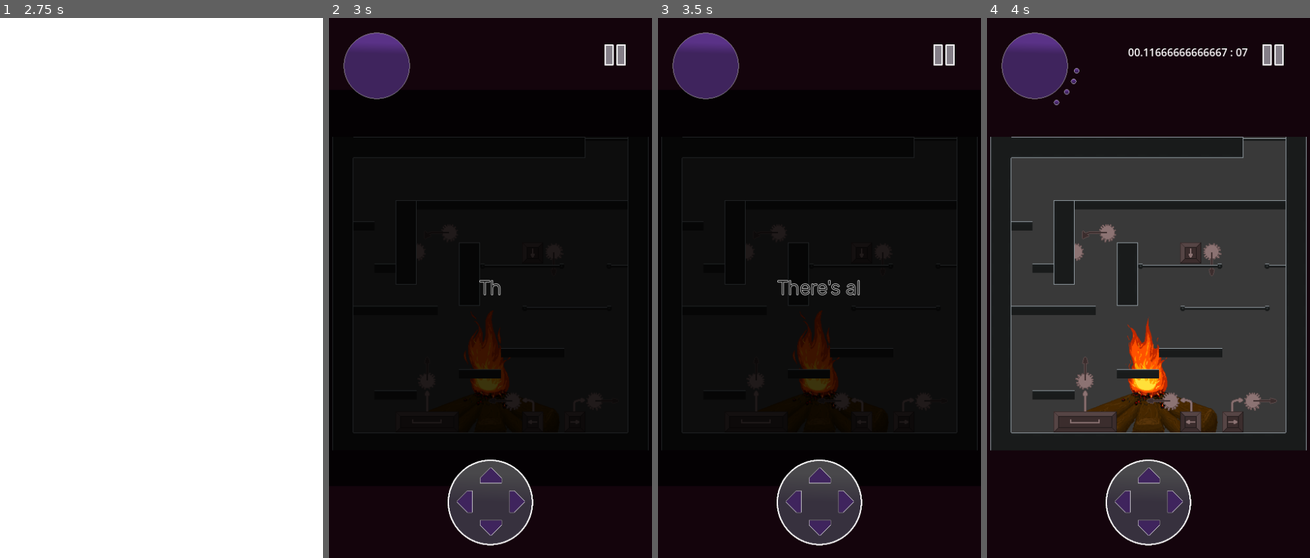
Above: before the commit, frames 1-4 (left to right).
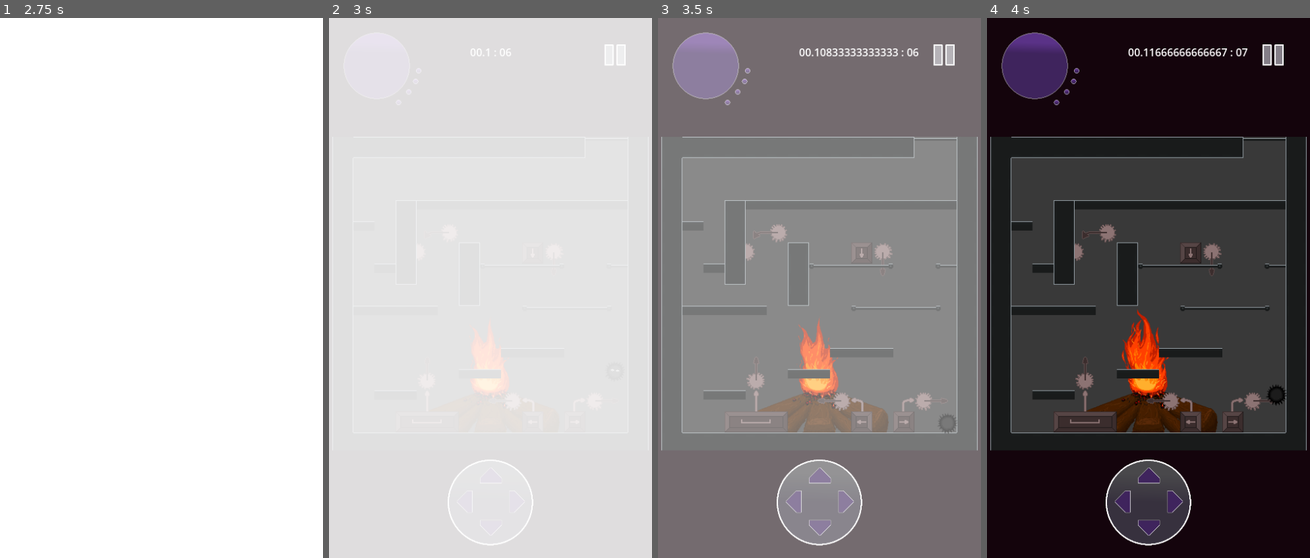
Above: after the commit, the same moments.

Repository: Arctia/42-GameJam
Game: Godot game, scene res://src/UI/title_screen.tscn
Two runs of this game, one before a commit and one after it. Both use one fixed random seed, a clock stepped at 60 frames per second and the inputs below. Sound files missing from this copy of the repository are replaced by a short silence.
Inputs:
- Up to frame 1 (2.75 s): click "START GAME" at 0.5 s; click "skip" at 1.25 s; click "skip" at 2 s
- Up to frame 2 (3 s): tap Enter at 2.75 s; hold Right (move_right) from 2.78 s (still down); hold Space (jump) from 2.78 s (still down)
- Up to frame 3 (3.5 s): keep holding Right (move_right); keep holding Space (jump)
- Up to frame 4 (4 s): keep holding Right (move_right); release Space (jump) at 3.53 s; tap Down (duck) at 3.6 s; tap Space (jump) at 3.77, 3.8 s

Frame 1 is identical in both runs. In frame 2, 100% of the frame differs, in the area x 0-100%, y 0-100%; in frame 3, 100%; in frame 4, 0.8%.

Commit message:
latest addition

Diff:
--- a/src/UI/game_screen.gd
+++ b/src/UI/game_screen.gd
@@ -11,11 +11,16 @@
 	2: "There's always a first time
 	to being stitched.",
 	5: "There's always a first time
-	to ..."
+	to ice-skate.",
+	7: "There's always a first time
+	to truly jump.",
+	8: "There's always a first time
+	to feel the breeze."
 }
 
 func _ready():
-	_to_new_level(0)
+	$AnimationPlayer.play("remove_flash")
+#	_to_new_level(0)
 	pass
 
 func _process(_dt):
@@ -47,7 +52,6 @@
 	tween2.play()
 
 	_move_background()
-
 	_raise_level()
 
 # ---------------------------------------------------------------------------- #
@@ -70,3 +74,6 @@
 
 func _on_ash_got_hit():
 	$Node/spine.play()
+
+func _on_fire_finished():
+	$Node/fire.play()
--- a/src/UI/game_screen.tscn
+++ b/src/UI/game_screen.tscn
@@ -16,6 +16,67 @@
 [ext_resource type="AudioStream" uid="uid://cp7ljwi2ecwbv" path="res://Music/jump.mp3" id="10_phgi5"]
 [ext_resource type="AudioStream" uid="uid://clc75kma44rr0" path="res://Music/Spine.mp3" id="11_52opm"]
 
+[sub_resource type="Animation" id="Animation_svib0"]
+resource_name = "remove_flash"
+length = 1.1
+tracks/0/type = "value"
+tracks/0/imported = false
+tracks/0/enabled = true
+tracks/0/path = NodePath("CanvasLayer/whitenoise:color")
+tracks/0/interp = 1
+tracks/0/loop_wrap = true
+tracks/0/keys = {
+"times": PackedFloat32Array(0, 1.1),
+"transitions": PackedFloat32Array(1, 1),
+"update": 0,
+"values": [Color(1, 1, 1, 1), Color(1, 1, 1, 0)]
+}
+tracks/1/type = "value"
+tracks/1/imported = false
+tracks/1/enabled = true
+tracks/1/path = NodePath("CanvasLayer/whitenoise:visible")
+tracks/1/interp = 1
+tracks/1/loop_wrap = true
+tracks/1/keys = {
+"times": PackedFloat32Array(0),
+"transitions": PackedFloat32Array(1),
+"update": 1,
+"values": [true]
+}
+
+[sub_resource type="Animation" id="Animation_fw3uj"]
+length = 0.001
+tracks/0/type = "value"
+tracks/0/imported = false
+tracks/0/enabled = true
+tracks/0/path = NodePath("CanvasLayer/whitenoise:color")
+tracks/0/interp = 1
+tracks/0/loop_wrap = true
+tracks/0/keys = {
+"times": PackedFloat32Array(0),
+"transitions": PackedFloat32Array(1),
+"update": 0,
+"values": [Color(1, 1, 1, 1)]
+}
+tracks/1/type = "value"
+tracks/1/imported = false
+tracks/1/enabled = true
+tracks/1/path = NodePath("CanvasLayer/whitenoise:visible")
+tracks/1/interp = 1
+tracks/1/loop_wrap = true
+tracks/1/keys = {
+"times": PackedFloat32Array(0),
+"transitions": PackedFloat32Array(1),
+"update": 1,
+"values": [false]
+}
+
+[sub_resource type="AnimationLibrary" id="AnimationLibrary_0yilx"]
+_data = {
+"RESET": SubResource("Animation_fw3uj"),
+"remove_flash": SubResource("Animation_svib0")
+}
+
 [node name="GameScreen" type="Control"]
 layout_mode = 3
 anchors_preset = 15
@@ -98,7 +159,7 @@
 
 [node name="ash" parent="Game" instance=ExtResource("2_w1o6o")]
 unique_name_in_owner = true
-position = Vector2(324, -1278)
+position = Vector2(420, 513)
 floor_max_angle = 0.349066
 floor_snap_length = 0.1
 
@@ -142,6 +203,15 @@
 grow_horizontal = 2
 grow_vertical = 0
 color = Color(0.0784314, 0.0156863, 0.0470588, 1)
+
+[node name="whitenoise" type="ColorRect" parent="CanvasLayer"]
+unique_name_in_owner = true
+visible = false
+anchors_preset = 15
+anchor_right = 1.0
+anchor_bottom = 1.0
+grow_horizontal = 2
+grow_vertical = 2
 
 [node name="HUD" parent="." instance=ExtResource("3_na14k")]
 unique_name_in_owner = true
@@ -179,6 +249,8 @@
 
 [node name="fire" type="AudioStreamPlayer" parent="Node"]
 stream = ExtResource("9_lhfu7")
+volume_db = -3.0
+autoplay = true
 
 [node name="jump" type="AudioStreamPlayer" parent="Node"]
 stream = ExtResource("10_phgi5")
@@ -187,6 +259,10 @@
 stream = ExtResource("11_52opm")
 
 [node name="AnimationPlayer" type="AnimationPlayer" parent="."]
+libraries = {
+"": SubResource("AnimationLibrary_0yilx")
+}
 
 [connection signal="new_level" from="Game/GameMap" to="." method="_to_new_level"]
 [connection signal="got_hit" from="Game/ash" to="." method="_on_ash_got_hit"]
+[connection signal="finished" from="Node/fire" to="." method="_on_fire_finished"]
--- a/src/entities/firecamp.tscn
+++ b/src/entities/firecamp.tscn
@@ -23,6 +23,7 @@
 }]
 
 [node name="firecamp" type="Node2D"]
+modulate = Color(1, 0.78, 0.78, 1)
 
 [node name="logs" type="Sprite2D" parent="."]
 texture = ExtResource("1_4cqji")
--- /dev/null
+++ b/src/entities/super_tramp.gd
@@ -0,0 +1,11 @@
+extends Area2D
+
+func activate() -> void:
+	$AnimatedSprite2D.visible = true
+	$AnimatedSprite2D.play("default")
+	$Sprite2D.visible = false
+
+func _on_animated_sprite_2d_animation_finished():
+	$AnimatedSprite2D.visible = false
+	$AnimatedSprite2D.stop()
+	$Sprite2D.visible = true
--- /dev/null
+++ b/src/entities/super_tramp.tscn
@@ -0,0 +1,53 @@
+[gd_scene load_steps=8 format=3 uid="uid://cglpdj1oumd2x"]
+
+[ext_resource type="Script" path="res://src/entities/super_tramp.gd" id="1_0acja"]
+[ext_resource type="Texture2D" uid="uid://cmuan3c2i8c51" path="res://assets/trampoline/supertramp-1.png" id="1_kvdvh"]
+[ext_resource type="Texture2D" uid="uid://dorq2yexfm5hg" path="res://assets/trampoline/supertramp-2.png" id="2_eikwr"]
+[ext_resource type="Texture2D" uid="uid://bq770rke3rx4b" path="res://assets/trampoline/supertramp-3.png" id="3_k54y4"]
+[ext_resource type="Texture2D" uid="uid://df0am03f2442u" path="res://assets/trampoline/supertramp-4.png" id="4_6tv3r"]
+
+[sub_resource type="SpriteFrames" id="SpriteFrames_wsvky"]
+animations = [{
+"frames": [{
+"duration": 1.0,
+"texture": ExtResource("2_eikwr")
+}, {
+"duration": 1.0,
+"texture": ExtResource("3_k54y4")
+}, {
+"duration": 1.0,
+"texture": ExtResource("4_6tv3r")
+}, {
+"duration": 1.0,
+"texture": ExtResource("3_k54y4")
+}, {
+"duration": 1.0,
+"texture": ExtResource("2_eikwr")
+}],
+"loop": false,
+"name": &"default",
+"speed": 7.0
+}]
+
+[sub_resource type="RectangleShape2D" id="RectangleShape2D_f6xgl"]
+size = Vector2(32, 10)
+
+[node name="SuperTramp" type="Area2D"]
+texture_filter = 1
+script = ExtResource("1_0acja")
+
+[node name="Sprite2D" type="Sprite2D" parent="."]
+texture = ExtResource("1_kvdvh")
+
+[node name="AnimatedSprite2D" type="AnimatedSprite2D" parent="."]
+visible = false
+sprite_frames = SubResource("SpriteFrames_wsvky")
+frame = 4
+frame_progress = 1.0
+offset = Vector2(0, -32)
+
+[node name="CollisionShape2D" type="CollisionShape2D" parent="."]
+position = Vector2(0, -18)
+shape = SubResource("RectangleShape2D_f6xgl")
+
+[connection signal="animation_finished" from="AnimatedSprite2D" to="." method="_on_animated_sprite_2d_animation_finished"]
Binary file added: assets/tileset/Sprite-0001.aseprite
Binary file added: assets/trampoline/supertramp-1.png
Not shown, added: assets/trampoline/supertramp-1.png.import
Binary file added: assets/trampoline/supertramp-2.png
Not shown, added: assets/trampoline/supertramp-2.png.import
Binary file added: assets/trampoline/supertramp-3.png
Not shown, added: assets/trampoline/supertramp-3.png.import
Binary file added: assets/trampoline/supertramp-4.png
Not shown, added: assets/trampoline/supertramp-4.png.import
Not shown: 1 places in src/UI/game_screen.tscn that only renumber resources
